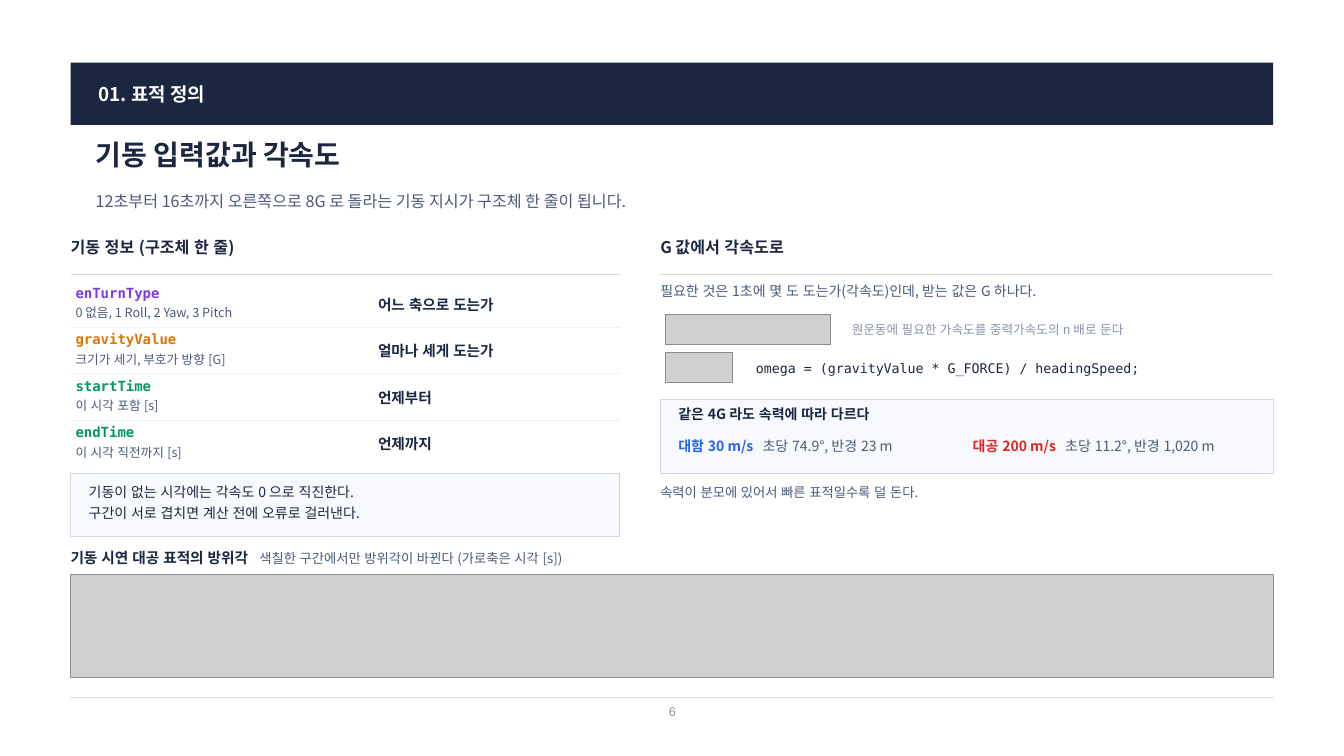
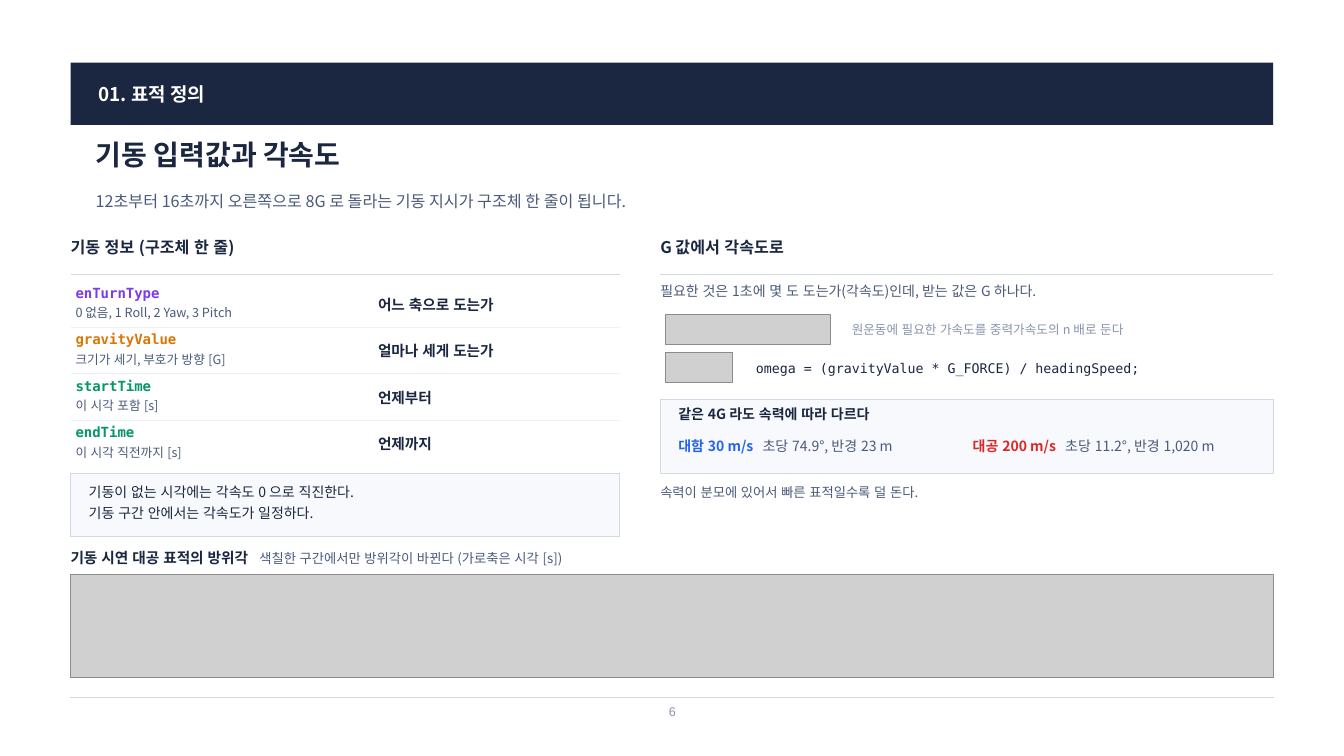
Before and after one commit to harley-hwan/radar-sw-study, a slide deck: slide 6 of Part3_TargetSim/ref/산출물/Chapter3_TargetSim.pptx. Drawn at 1344x756 pixels with LibreOffice and Linux fonts; fonts in the diff are those of the drawing; grey boxes stand for pictures. Boxes give left, top, right and bottom in pixels: in the first picture for what was removed or moved away, otherwise in the second. Text is boxed around its words. In the diff, an @@ line names an element or a change of style, - is before the commit and + after.

```diff
--- a/Part3_TargetSim/ref/산출물/Chapter3_TargetSim.pptx
+++ b/Part3_TargetSim/ref/산출물/Chapter3_TargetSim.pptx
@@ text at [89,506,313,519]: text changed @@
-구간이 서로 겹치면 계산 전에 오류로 걸러낸다.
+기동 구간 안에서는 각속도가 일정하다.
```
Also in this commit, not shown: 14 other slides changed, 5 slides added, 1 slide removed, 17 other files.
